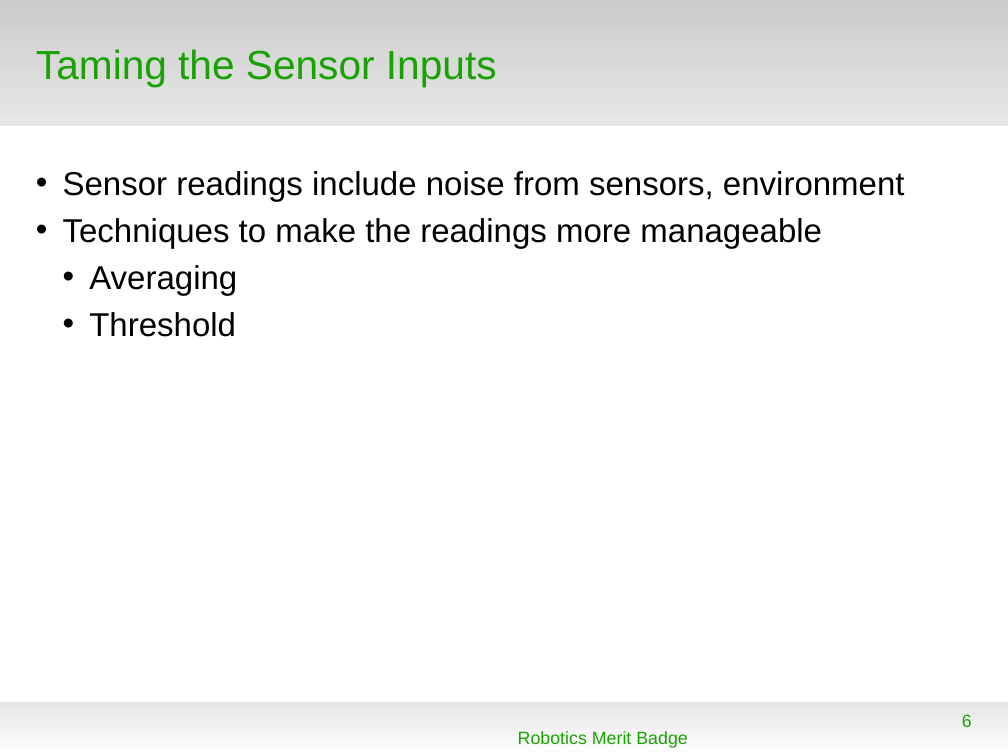
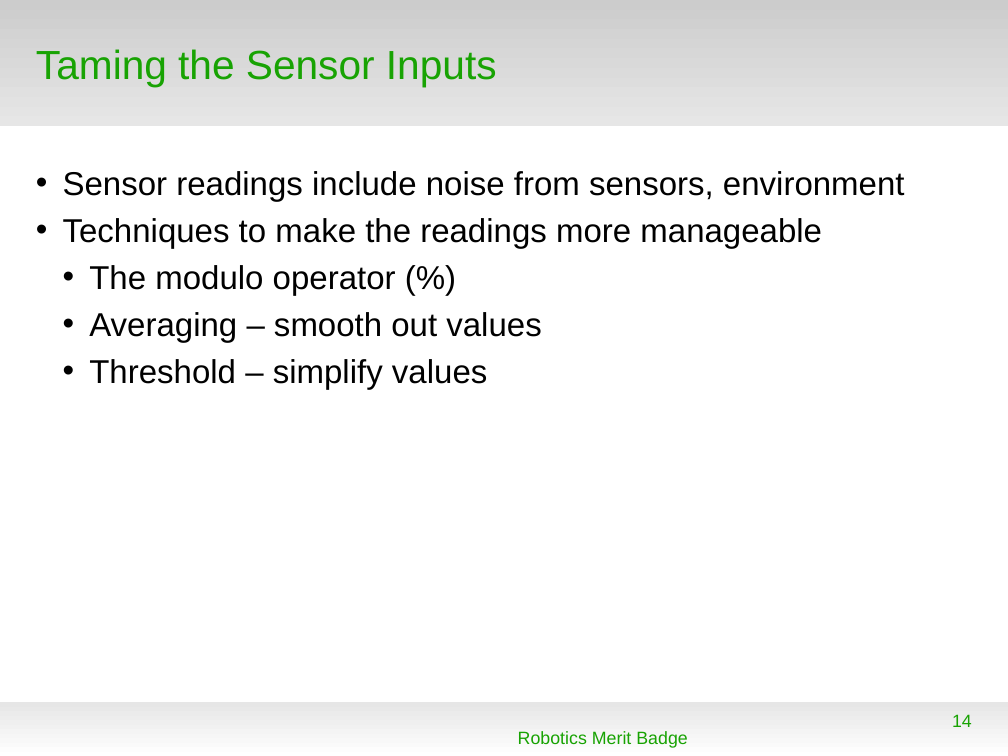
Before and after one commit to spiderman-2099/RoboticsMB, a slide deck: slide 14 of doc/RMB_Session3.odp (slide 6 before the commit). Drawn at 1008x756 pixels with LibreOffice and Linux fonts; fonts in the diff are those of the drawing; background and template pictures are left out. Boxes give left, top, right and bottom in pixels: in the first picture for what was removed or moved away, otherwise in the second. Text is boxed around its words. In the diff, an @@ line names an element or a change of style, - is before the commit and + after.

Commit message:
Add more example slides, Add Sensor Average/Threshold examples

```diff
--- a/doc/RMB_Session3.odp
+++ b/doc/RMB_Session3.odp
@@ text at box(89, 265, 541, 390): text changed @@
-  • Averaging
-  • Threshold
+  • The modulo operator (%)
+  • Averaging – smooth out values
+  • Threshold – simplify values
@@ page number at box(952, 714, 972, 727): text changed @@
-6
+14
```
Also in this commit, not shown: 3 other slides changed, 10 slides added, 2 other files.
